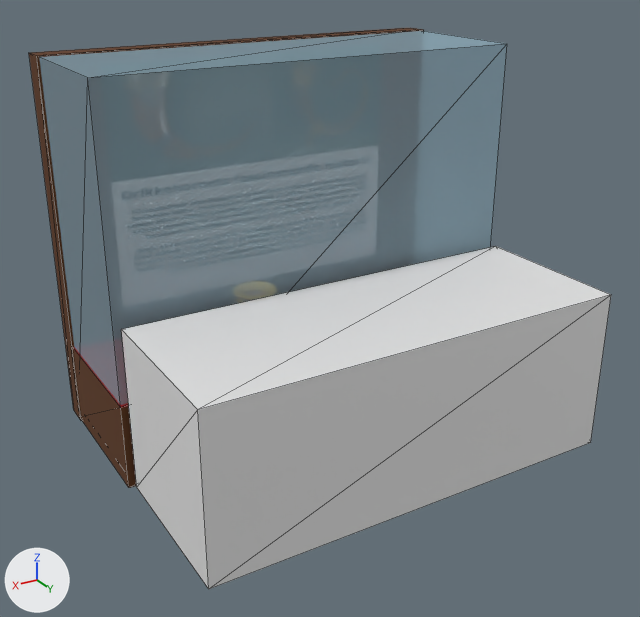
The glTF model theroom/excersizes/museum/montre_drikkehorn.gltf, before and after one commit.
Before and after are seen from a 50 mm lens placed at (5.18, 9.62, 5.96), pointed at (0.15, 1.24, 1.77). The axes (+X, +Y, +Z) are drawn at lower left. The lights are the same throughout. Mesh edges are drawn as thin lines. Where no turn or scale is listed for an object, it has been applied to the vertices.

Names of what the first picture shows: 'Cube.001', 'Cube.006', 'front.zone', 'glass.001'.
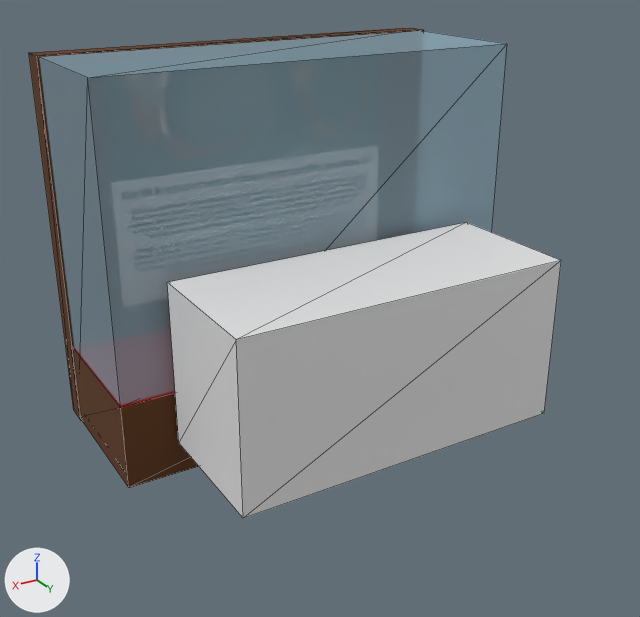
Where the change shows, as pixel boxes [x1, y1, x2, y2] in the pictures (640 x 617 px):
'front.zone', moved, rescaled (20% narrower, 13% shorter)
    before: [121, 246, 611, 589]
    after: [167, 222, 561, 519]

The edits, one by one:
Object 'front.zone' (ob_front_zone) moves from (-0.03, 2.17, 1.03) to (-0.03, 2.02, 1.46).
Object 'front.zone' (ob_front_zone) is rescaled from (2.61, 1.0, 1.0) to (2.06, 0.839, 1.0).
